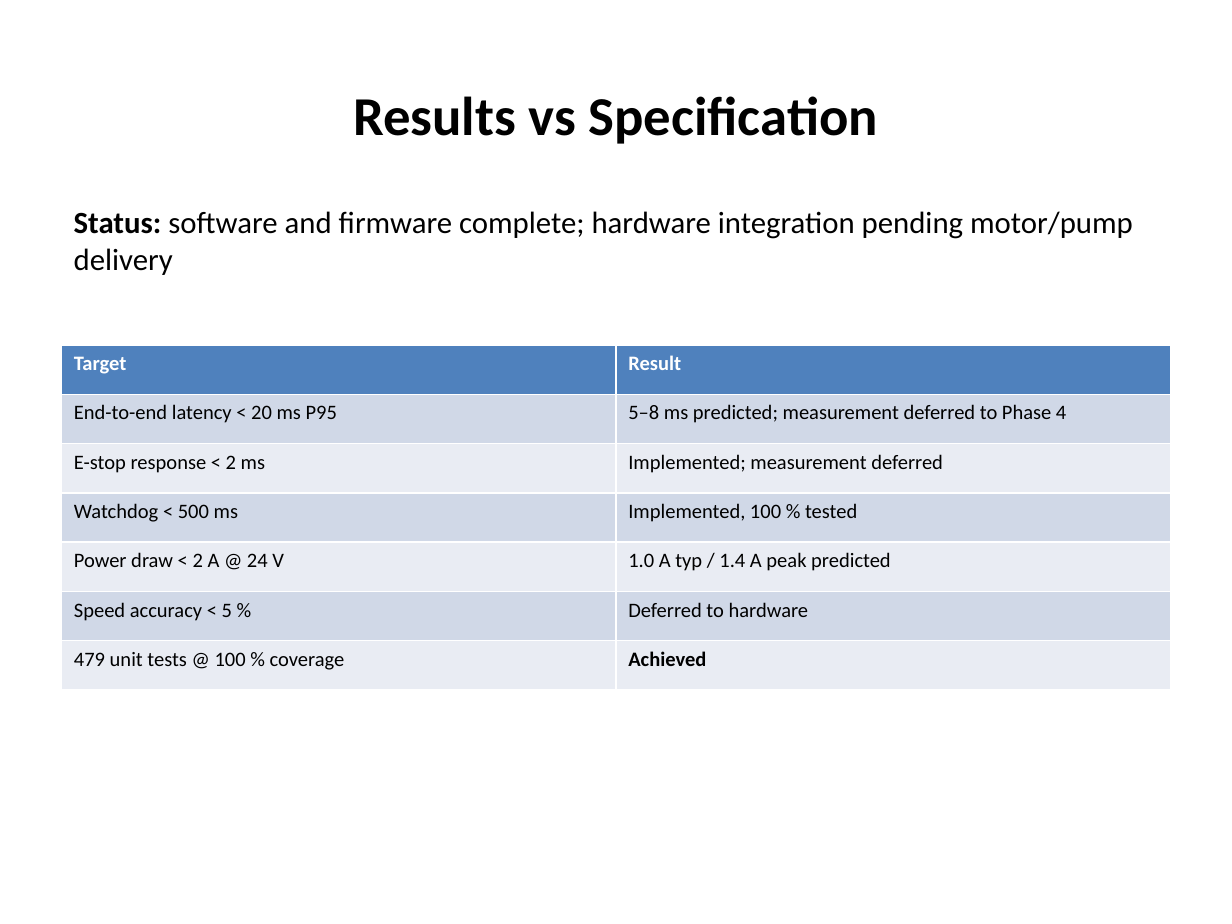
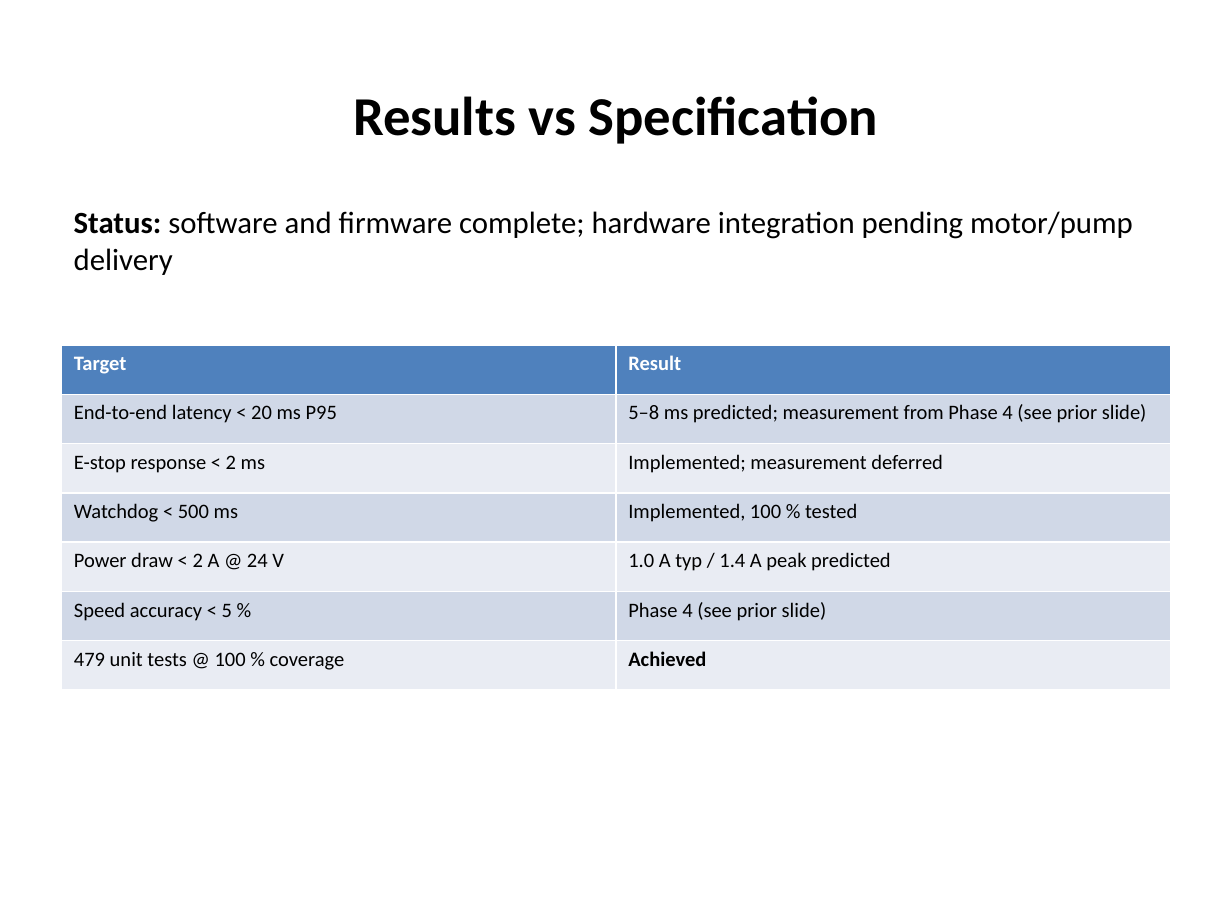
Before and after one commit to wrbell/W26-Cobot-Axis, a slide deck: slide 15 of reports/turn-in/presentation/presentation.pptx (slide 13 before the commit). Drawn at 1232x924 pixels with LibreOffice and Linux fonts; fonts in the diff are those of the drawing. Boxes give left, top, right and bottom in pixels: in the first picture for what was removed or moved away, otherwise in the second. Text is boxed around its words. In the diff, an @@ line names an element or a change of style, - is before the commit and + after.

```diff
--- a/reports/turn-in/presentation/presentation.pptx
+++ b/reports/turn-in/presentation/presentation.pptx
@@ table at box(62, 345, 1170, 690) @@
-row 2, column 2: 5–8 ms predicted; measurement deferred to Phase 4
+row 2, column 2: 5–8 ms predicted; measurement from Phase 4 (see prior slide)
-row 6, column 2: Deferred to hardware
+row 6, column 2: Phase 4 (see prior slide)
```
Also in this commit, not shown: 3 slides added, 14 other files.
